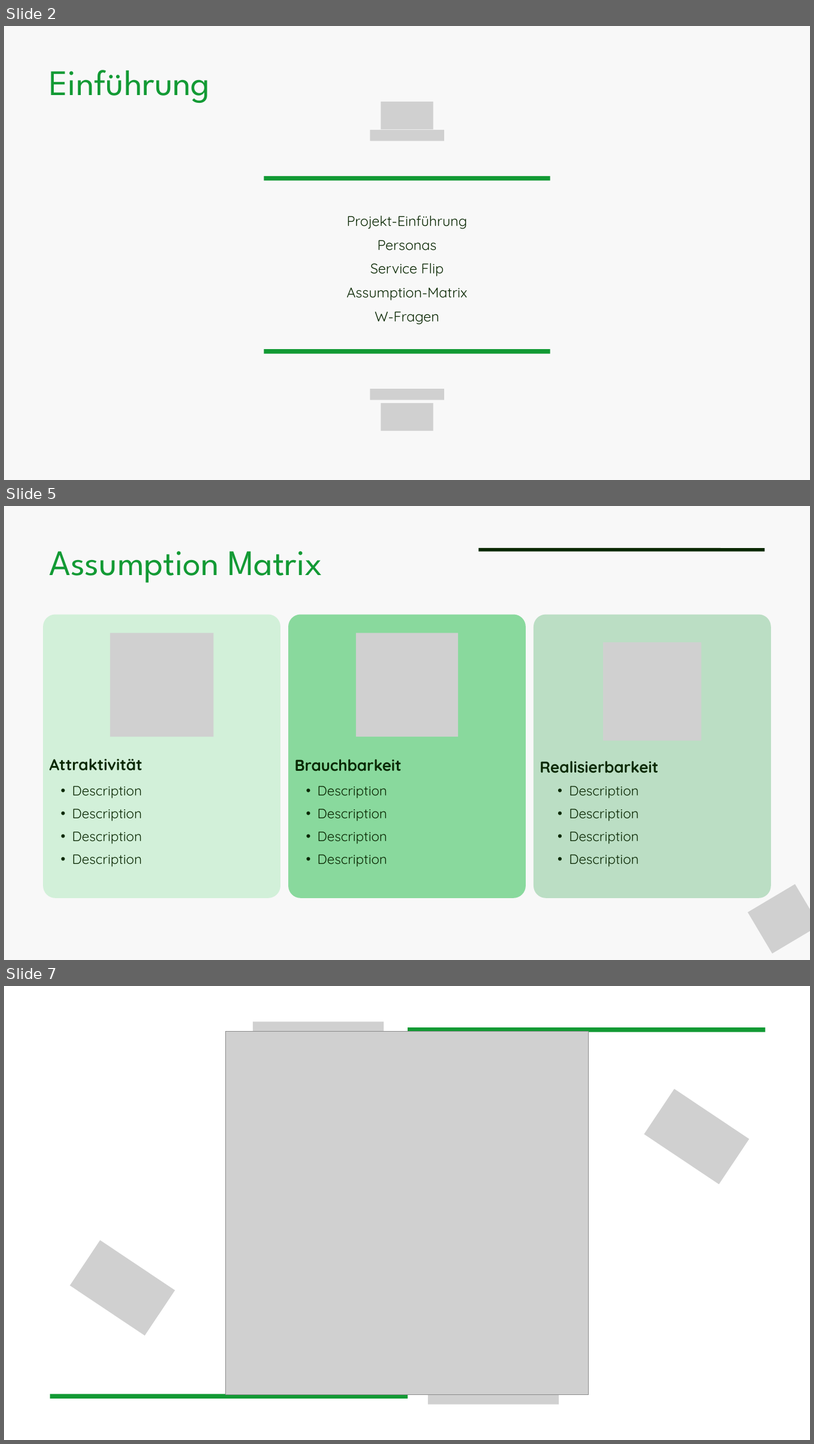
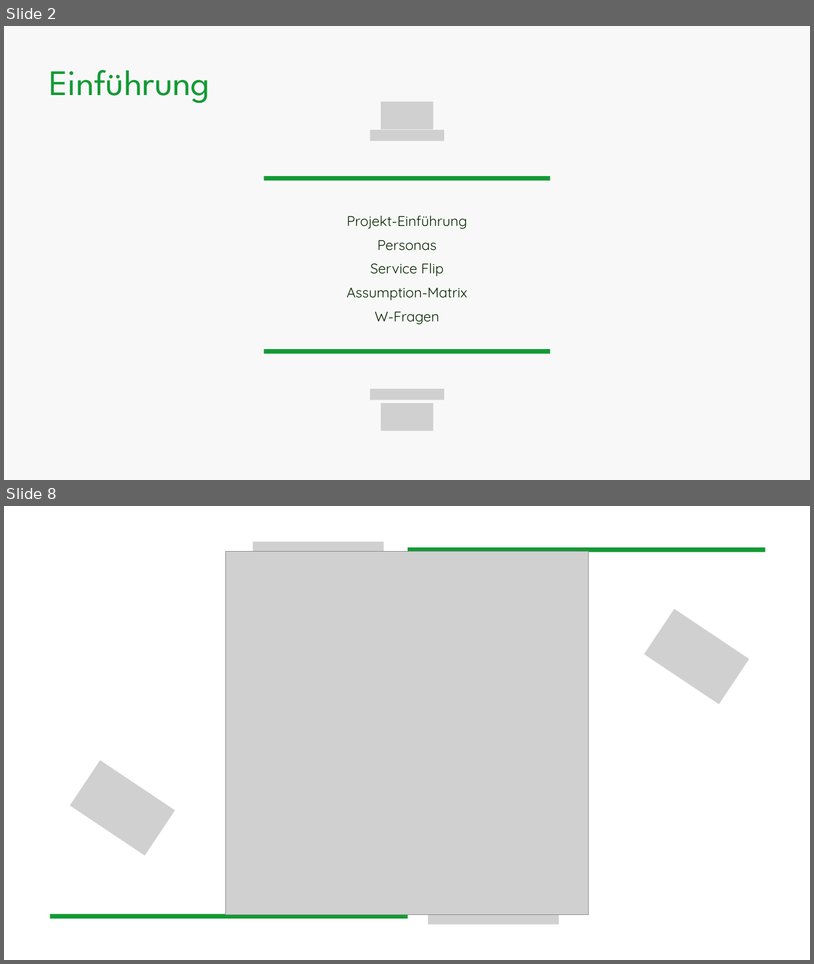
Before and after one commit to plant2go/design, a slide deck: praesentation/Plant2Go_Presentation_07112024.pptx. Shown one above the other, each under a label of ours: slides 2, 5 and 7 before the commit, slides 2 and 8 after it; the slides between them are not shown. The pictures are 814x1444 and 814x964 pixels, drawn with LibreOffice and Linux fonts; fonts in the diff are those of the drawing; grey boxes stand for pictures. Boxes give left, top, right and bottom in pixels: in the first picture for what was removed or moved away, otherwise in the second. Text is boxed around its words. In the diff, an @@ line names an element or a change of style, - is before the commit and + after.

```diff
--- a/praesentation/Plant2Go_Presentation_07112024.pptx
+++ b/praesentation/Plant2Go_Presentation_07112024.pptx
@@ slide 5 removed at (4,506,810,960), background #F8F8F8 @@
@@ text removed at (50,551,323,583) @@
-Assumption Matrix
@@ line removed from (479, 550) to (765, 550) @@
@@ freeform shape removed at (43,615,281,898) @@
@@ freeform shape removed at (288,615,526,898) @@
@@ freeform shape removed at (534,615,771,898) @@
@@ picture removed at (110,633,213,736) @@
@@ picture removed at (356,633,458,736) @@
@@ picture removed at (603,642,702,741) @@
@@ text removed at (50,758,143,771) @@
-Attraktivität
@@ text removed at (295,759,402,771) @@
-Brauchbarkeit
@@ text removed at (540,760,659,773) @@
-Realisierbarkeit
@@ text removed at (72,786,142,867) @@
-  • Description
-  • Description
-  • Description
-  • Description
@@ text removed at (318,786,387,867) @@
-  • Description
-  • Description
-  • Description
-  • Description
@@ text removed at (569,786,639,867) @@
-  • Description
-  • Description
-  • Description
-  • Description
@@ picture removed at (748,884,810,954) @@
@@ what was slide 7 is now slide 8 @@
```
Also in this commit, not shown: 4 slides changed, 2 slides added.
